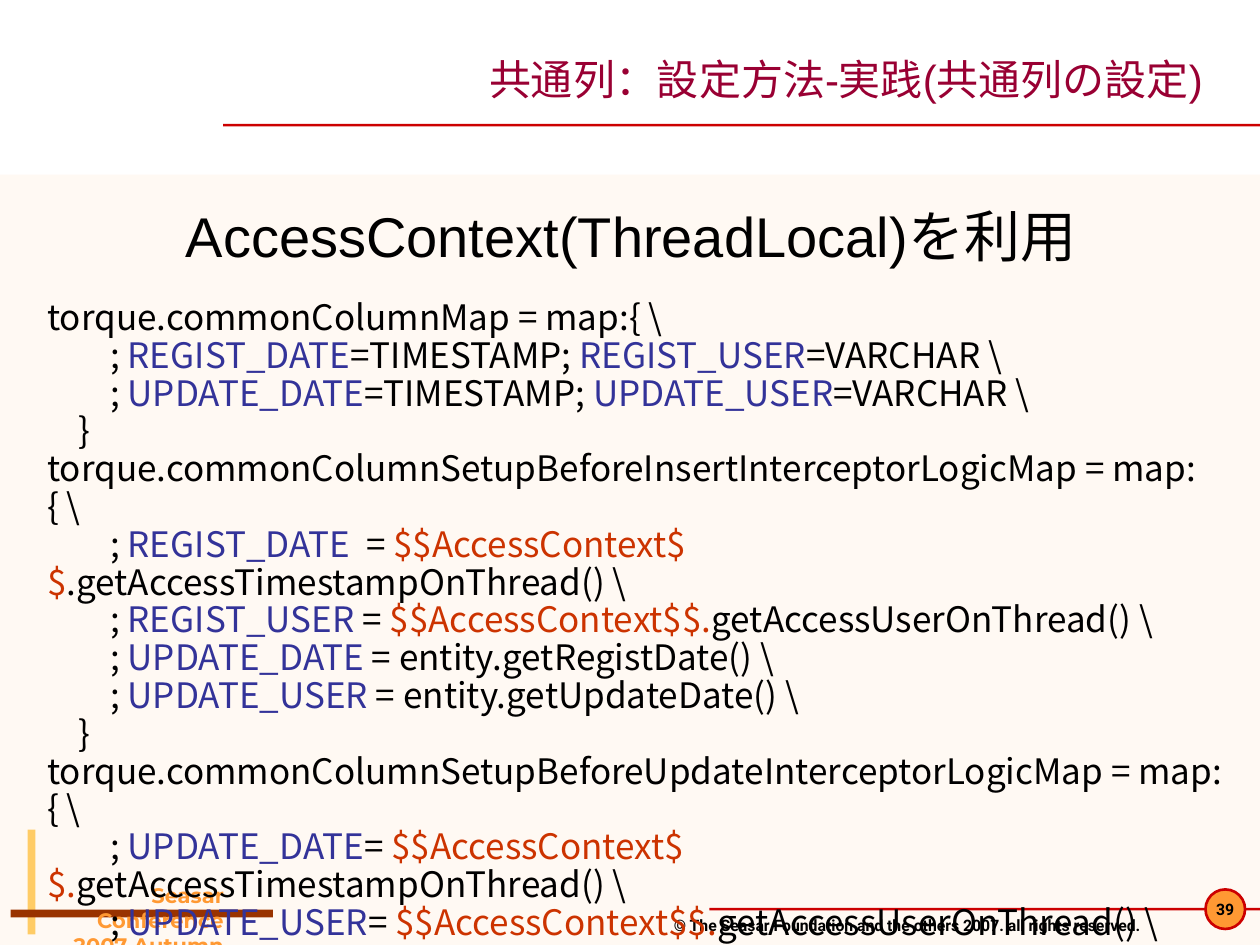
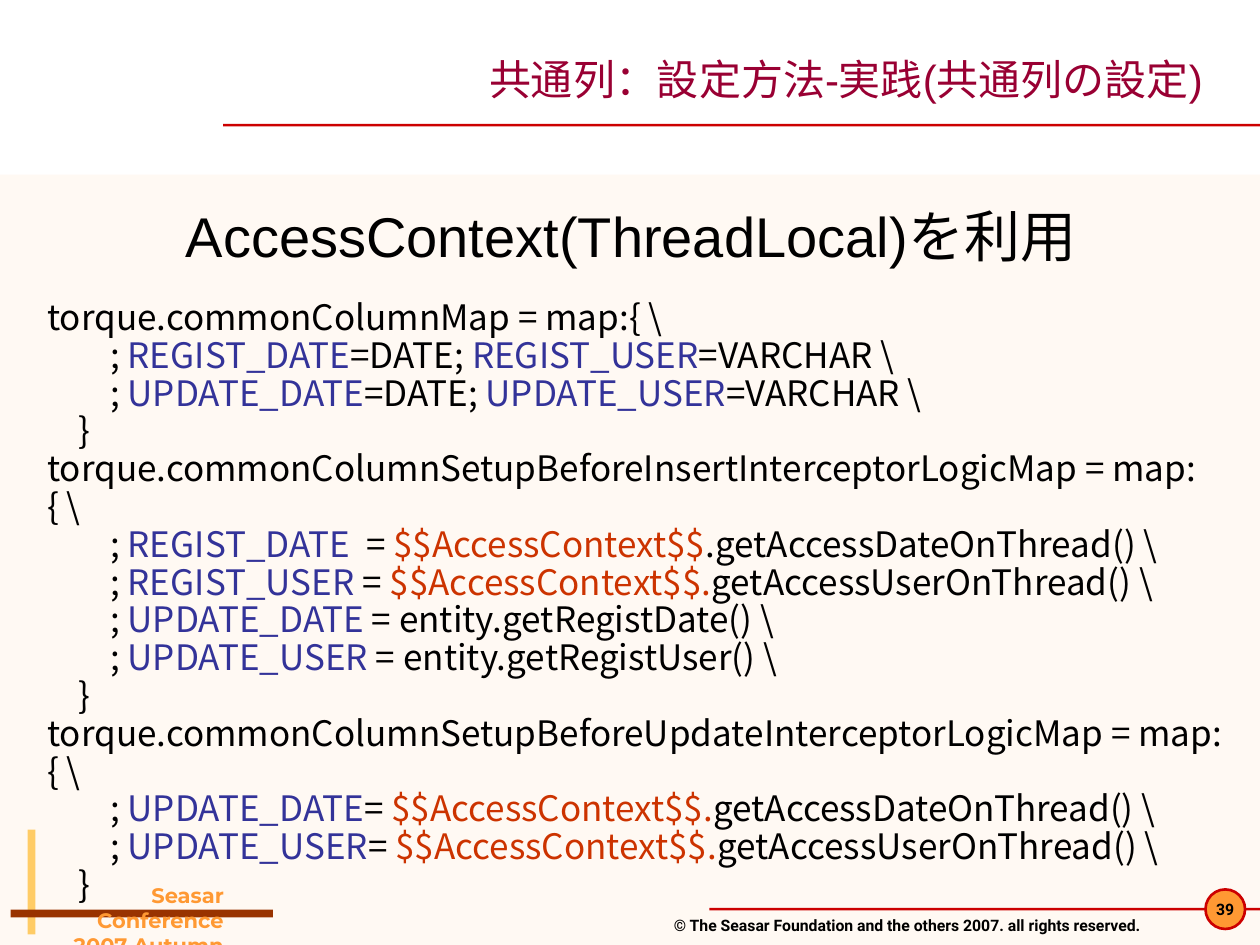
Before and after one commit to seasarorg/dbflute, a slide deck: slide 39 of dbflute/etc/doc/pres/sc2007a_2-DBFlute.ppt. Drawn at 1260x945 pixels with LibreOffice and Linux fonts; fonts in the diff are those of the drawing; background and template pictures are left out. Boxes give left, top, right and bottom in pixels: in the first picture for what was removed or moved away, otherwise in the second. Text is boxed around its words. In the diff, an @@ line names an element or a change of style, - is before the commit and + after.

```diff
--- a/dbflute/etc/doc/pres/sc2007a_2-DBFlute.ppt
+++ b/dbflute/etc/doc/pres/sc2007a_2-DBFlute.ppt
@@ text at [128, 333, 900, 413]: text changed @@
-; REGIST_DATE=TIMESTAMP; REGIST_USER=VARCHAR \
-; UPDATE_DATE=TIMESTAMP; UPDATE_USER=VARCHAR \
+; REGIST_DATE=DATE; REGIST_USER=VARCHAR \
+; UPDATE_DATE=DATE; UPDATE_USER=VARCHAR \
@@ text at [128, 527, 1135, 567]: text changed @@
-; REGIST_DATE = $$AccessContext$$.getAccessTimestampOnThread() \
+; REGIST_DATE = $$AccessContext$$.getAccessDateOnThread() \
@@ text at [128, 635, 755, 679]: text changed @@
-; UPDATE_USER = entity.getUpdateDate() \
+; UPDATE_USER = entity.getRegistUser() \
@@ text at [128, 791, 1133, 831]: text changed @@
-; UPDATE_DATE= $$AccessContext$$.getAccessTimestampOnThread() \
+; UPDATE_DATE= $$AccessContext$$.getAccessDateOnThread() \
```
Also in this commit, not shown: 7 other slides changed, 7 other files.
